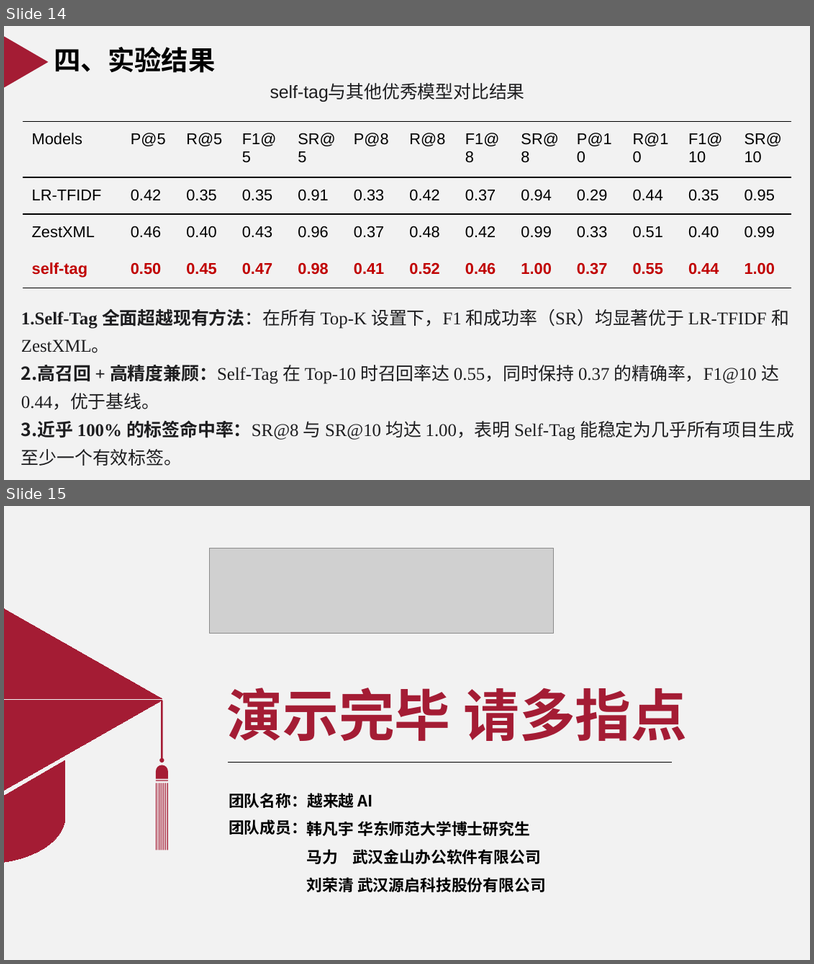
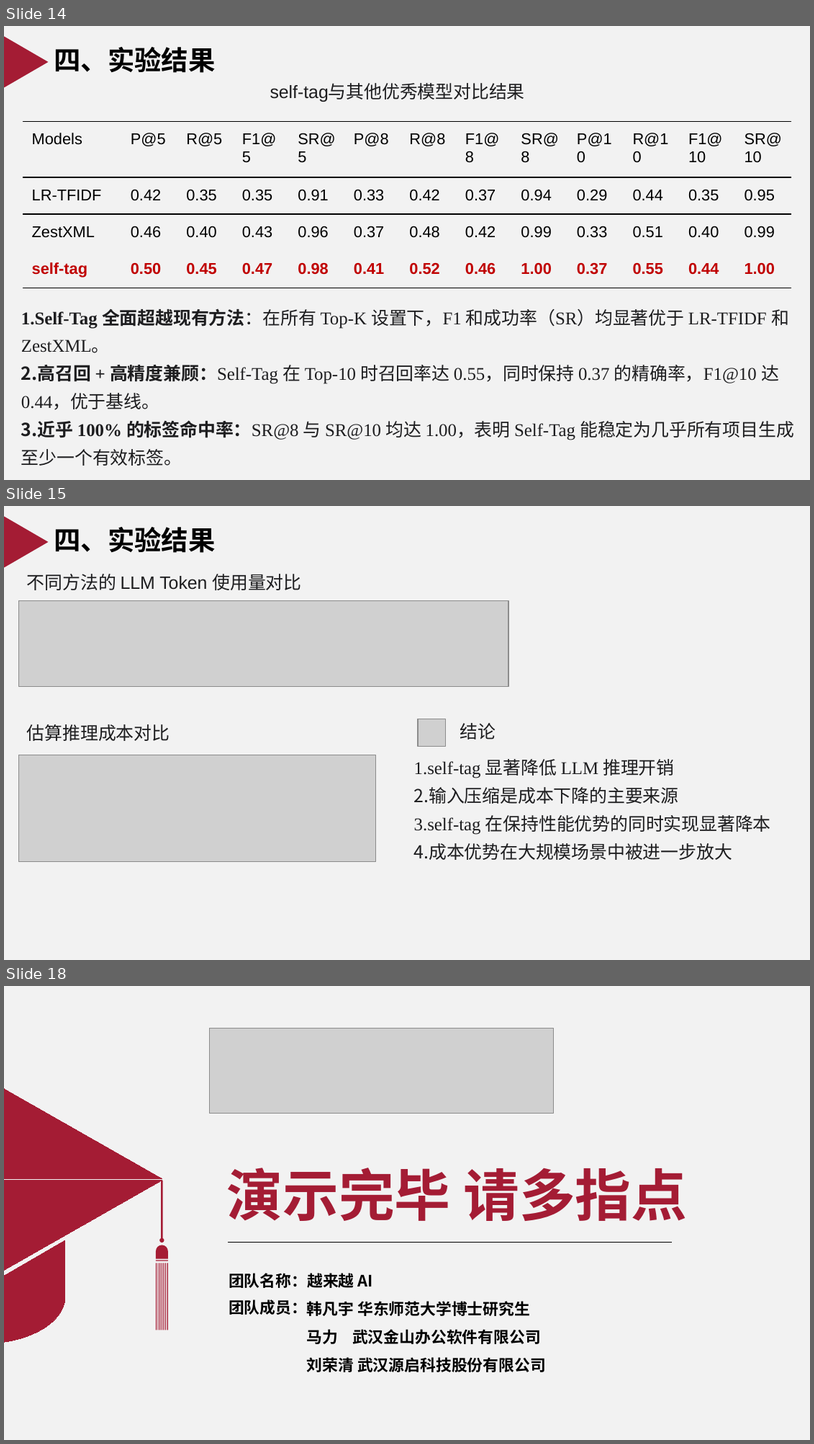
Before and after one commit to PureNatural/open-scope, a slide deck: 越来越AI-OpenScope.pptx. Shown one above the other, each under a label of ours: slides 14 and 15 before the commit, slides 14, 15 and 18 after it; the slides between them are not shown. The pictures are 814x964 and 814x1444 pixels, drawn with LibreOffice and Linux fonts; fonts in the diff are those of the drawing; grey boxes stand for pictures. Boxes give left, top, right and bottom in pixels: in the first picture for what was removed or moved away, otherwise in the second. Text is boxed around its words. In the diff, an @@ line names an element or a change of style, - is before the commit and + after.

```diff
--- a/越来越AI-OpenScope.pptx
+++ b/越来越AI-OpenScope.pptx
@@ slide 15 added at box(4, 506, 810, 960), background #F2F2F2 @@
@@ triangle added at box(5, 516, 49, 568), fill #A41C34 @@
@@ text added at box(54, 527, 216, 553), 24 pt, text #000000, bold @@
+四、实验结果
@@ text added at box(27, 574, 301, 590), 16 pt, text #1D1D1F @@
+不同方法的 LLM Token 使用量对比
@@ picture added at box(19, 600, 509, 687) @@
@@ picture added at box(418, 719, 445, 746) @@
@@ text added at box(27, 724, 170, 741), 16 pt, text #1D1D1F @@
+估算推理成本对比
@@ text added at box(460, 723, 496, 739), 16 pt, text #1D1D1F @@
+结论
@@ picture added at box(19, 755, 376, 862) @@
@@ text added at box(414, 759, 772, 860), 16 pt, text #1D1D1F @@
+1. self-tag 显著降低 LLM 推理开销
+2. 输入压缩是成本下降的主要来源
+3. self-tag 在保持性能优势的同时实现显著降本
+4. 成本优势在大规模场景中被进一步放大
@@ what was slide 15 is now slide 18 @@
```
Also in this commit, not shown: 2 slides changed, 2 other slides added.
